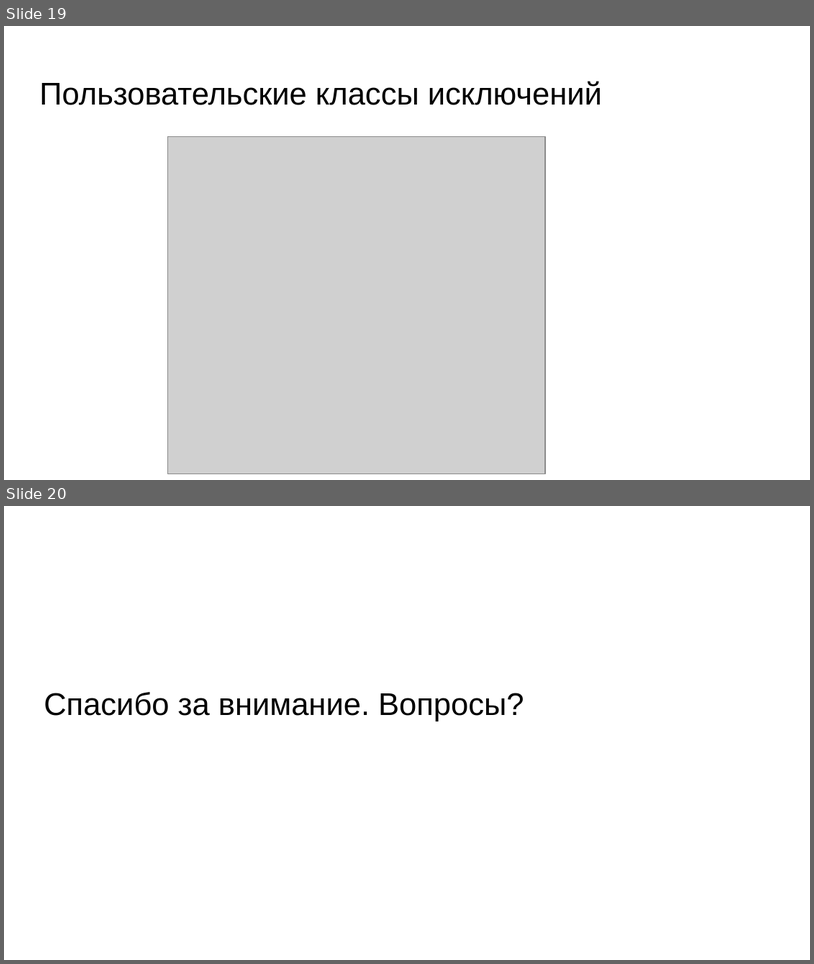
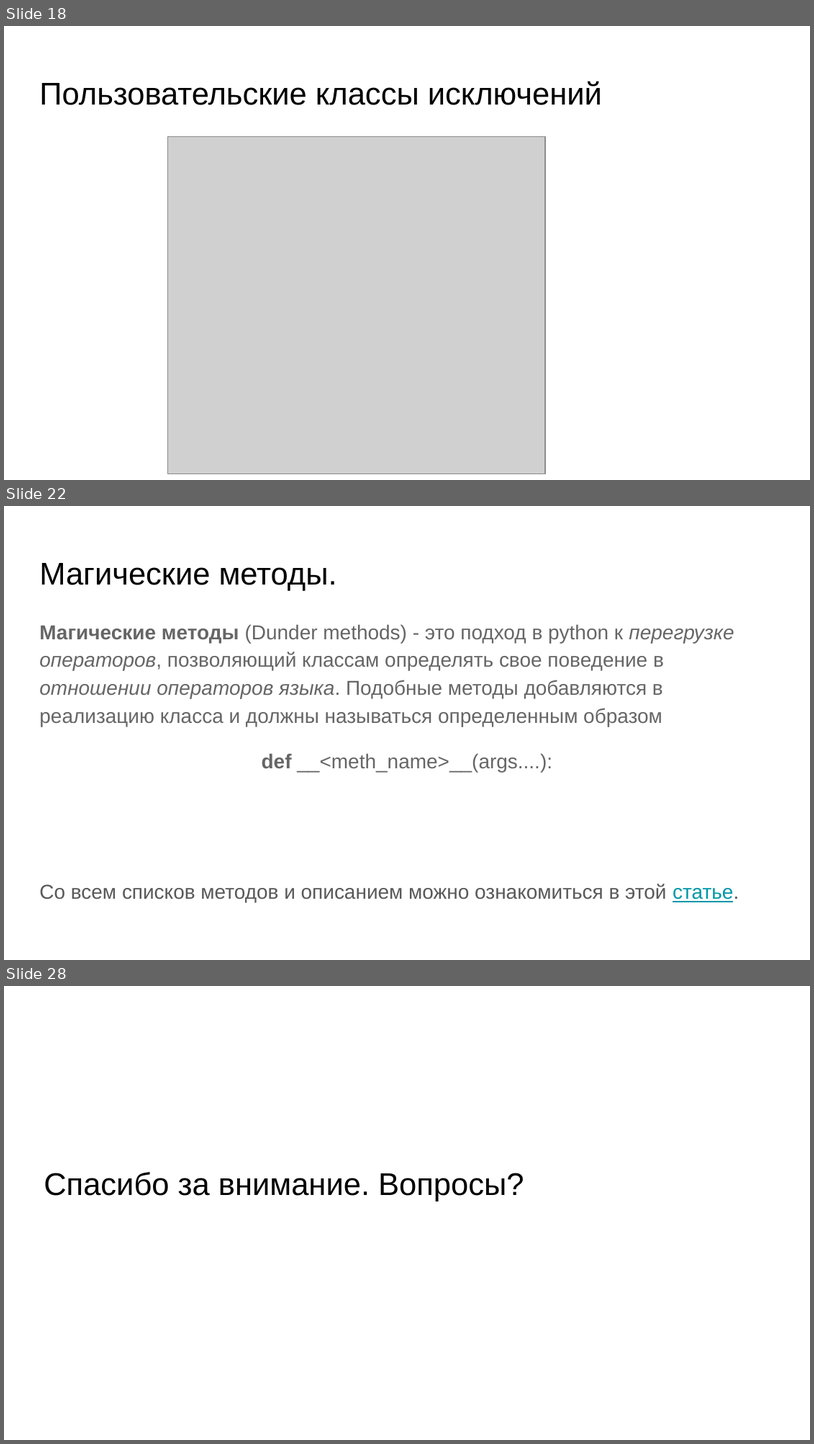
Before and after one commit to skhayrulin/python_course, a slide deck: lecture/Lecture11.pptx. Shown one above the other, each under a label of ours: slides 19 and 20 before the commit, slides 18, 22 and 28 after it; the slides between them are not shown. The pictures are 814x964 and 814x1444 pixels, drawn with LibreOffice and Linux fonts; fonts in the diff are those of the drawing; grey boxes stand for pictures. Boxes give left, top, right and bottom in pixels: in the first picture for what was removed or moved away, otherwise in the second. Text is boxed around its words. In the diff, an @@ line names an element or a change of style, - is before the commit and + after.

```diff
--- a/lecture/Lecture11.pptx
+++ b/lecture/Lecture11.pptx
@@ slide 22 added at <box>4,506,810,960</box>, background #FFFFFF @@
@@ title added at <box>39,563,337,591</box>, 28 pt, text #000000 @@
+Магические методы.
@@ text added at <box>39,624,734,772</box>, 18 pt, text #666666 @@
+Магические методы (Dunder methods) - это подход в python к перегрузке операторов, позволяющий классам определять свое поведение в отношении операторов языка. Подобные методы добавляются в реализацию класса и должны называться определенным образом
+def __<meth_name>__(args....):
@@ text added at <box>39,883,739,903</box>, 18 pt, text #595959 @@
+Со всем списков методов и описанием можно ознакомиться в этой статье.
@@ what was slide 19 is now slide 18 @@
@@ what was slide 20 is now slide 28 @@
```
Also in this commit, not shown: 4 slides changed, 13 other slides added, 6 slides removed, 3 other files.
